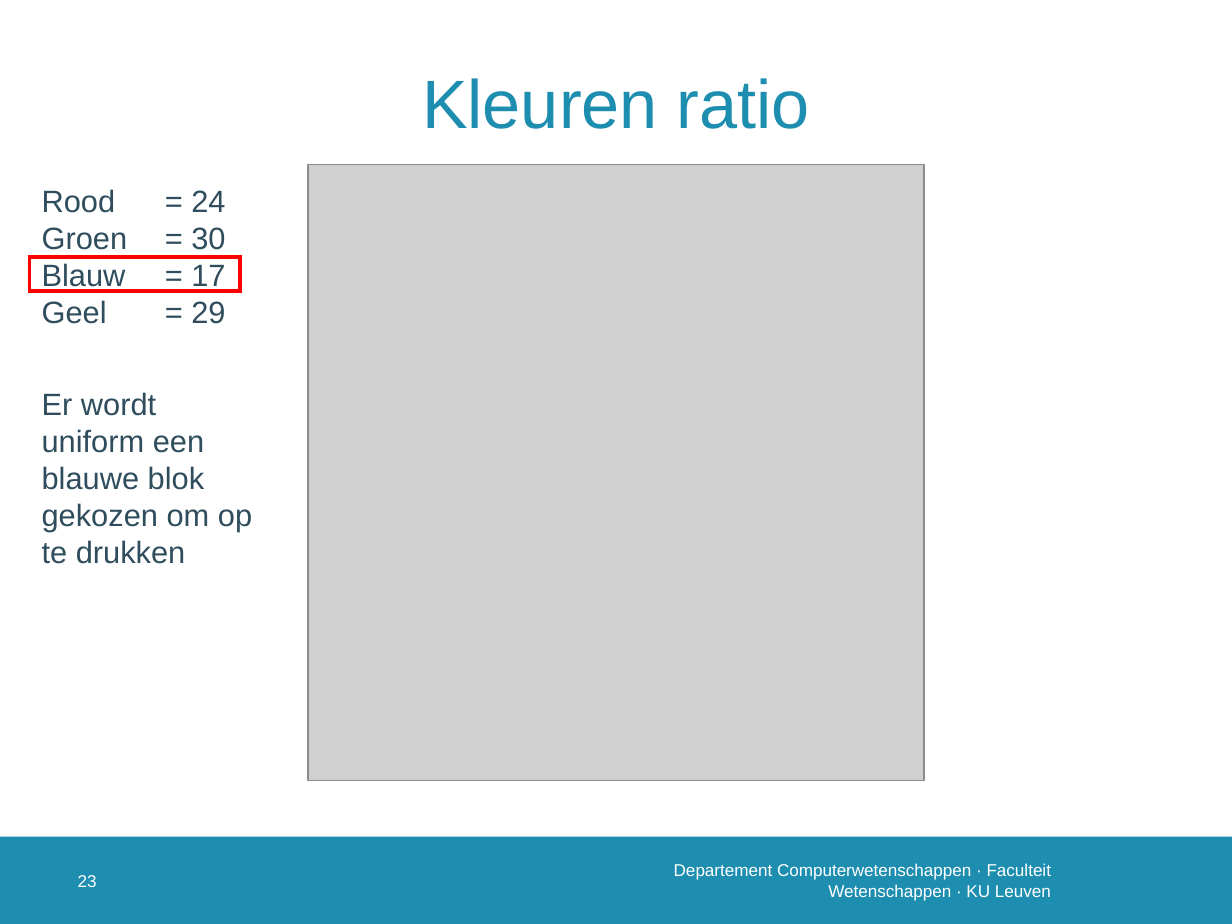
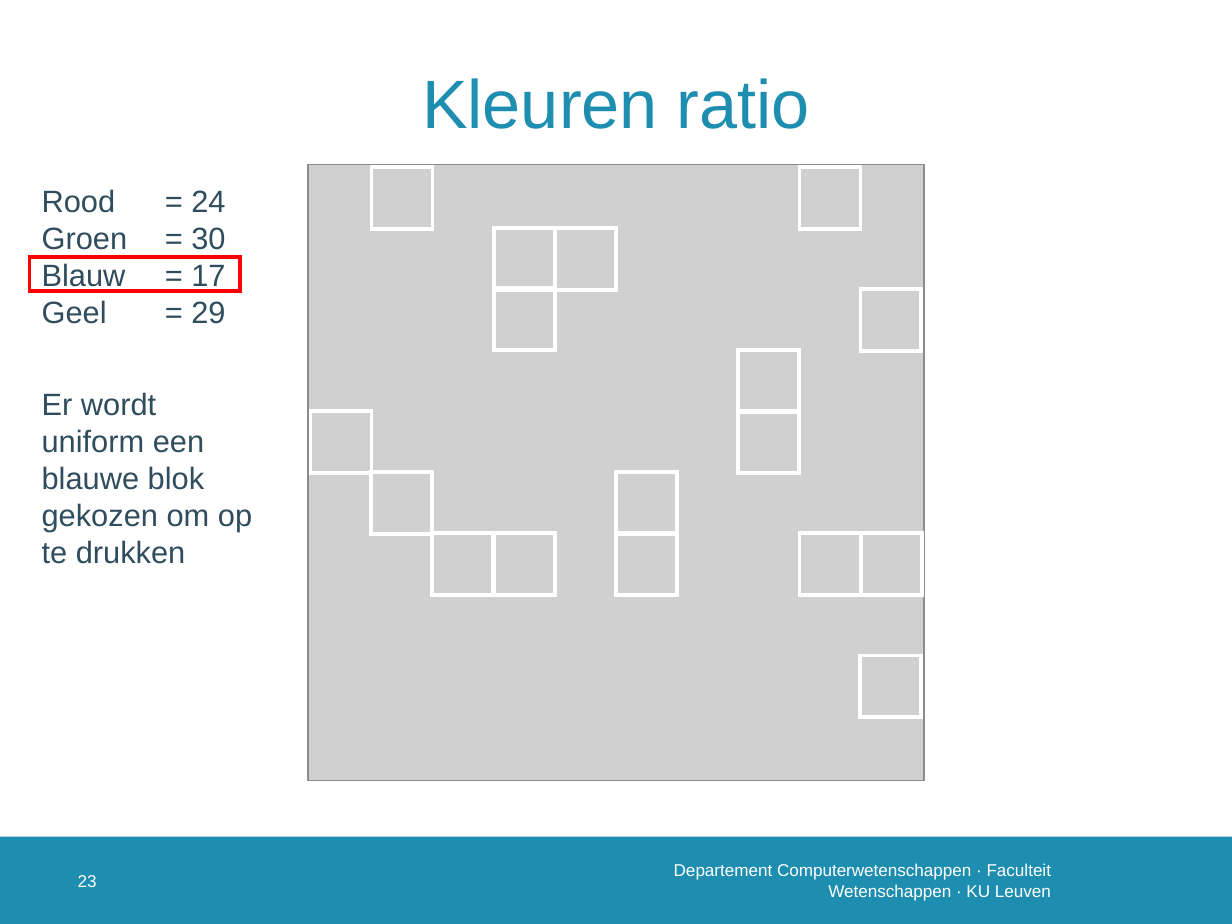
Before and after one commit to susverwimp/T208-Probabilistic-Programming-A-Case-Study, a slide deck: slide 24 of thesis/presentations/2 second/second.pptx. Drawn at 1232x924 pixels with LibreOffice and Linux fonts; fonts in the diff are those of the drawing; grey boxes stand for pictures; background and template pictures are left out. Boxes give left, top, right and bottom in pixels: in the first picture for what was removed or moved away, otherwise in the second. Text is boxed around its words. In the diff, an @@ line names an element or a change of style, - is before the commit and + after.

```diff
--- a/thesis/presentations/2 second/second.pptx
+++ b/thesis/presentations/2 second/second.pptx
@@ rectangle added at [372, 168, 432, 229], outline #FFFFFF 2.25 pt @@
@@ rectangle added at [800, 168, 860, 229], outline #FFFFFF 2.25 pt @@
@@ rectangle added at [494, 228, 554, 290], outline #FFFFFF 2.25 pt @@
@@ rectangle added at [556, 228, 616, 290], outline #FFFFFF 2.25 pt @@
@@ rectangle added at [494, 288, 554, 350], outline #FFFFFF 2.25 pt @@
@@ rectangle added at [860, 290, 920, 351], outline #FFFFFF 2.25 pt @@
@@ rectangle added at [738, 350, 798, 411], outline #FFFFFF 2.25 pt @@
@@ rectangle added at [310, 411, 371, 473], outline #FFFFFF 2.25 pt @@
@@ rectangle added at [738, 411, 798, 473], outline #FFFFFF 2.25 pt @@
@@ rectangle added at [371, 472, 431, 533], outline #FFFFFF 2.25 pt @@
@@ rectangle added at [616, 472, 676, 533], outline #FFFFFF 2.25 pt @@
@@ rectangle added at [432, 533, 493, 595], outline #FFFFFF 2.25 pt @@
@@ rectangle added at [494, 533, 554, 595], outline #FFFFFF 2.25 pt @@
@@ rectangle added at [616, 533, 676, 595], outline #FFFFFF 2.25 pt @@
@@ rectangle added at [800, 533, 860, 595], outline #FFFFFF 2.25 pt @@
@@ rectangle added at [861, 533, 922, 595], outline #FFFFFF 2.25 pt @@
@@ rectangle added at [860, 655, 920, 717], outline #FFFFFF 2.25 pt @@
```
Also in this commit, not shown: 3 other slides changed, 2 other files.
